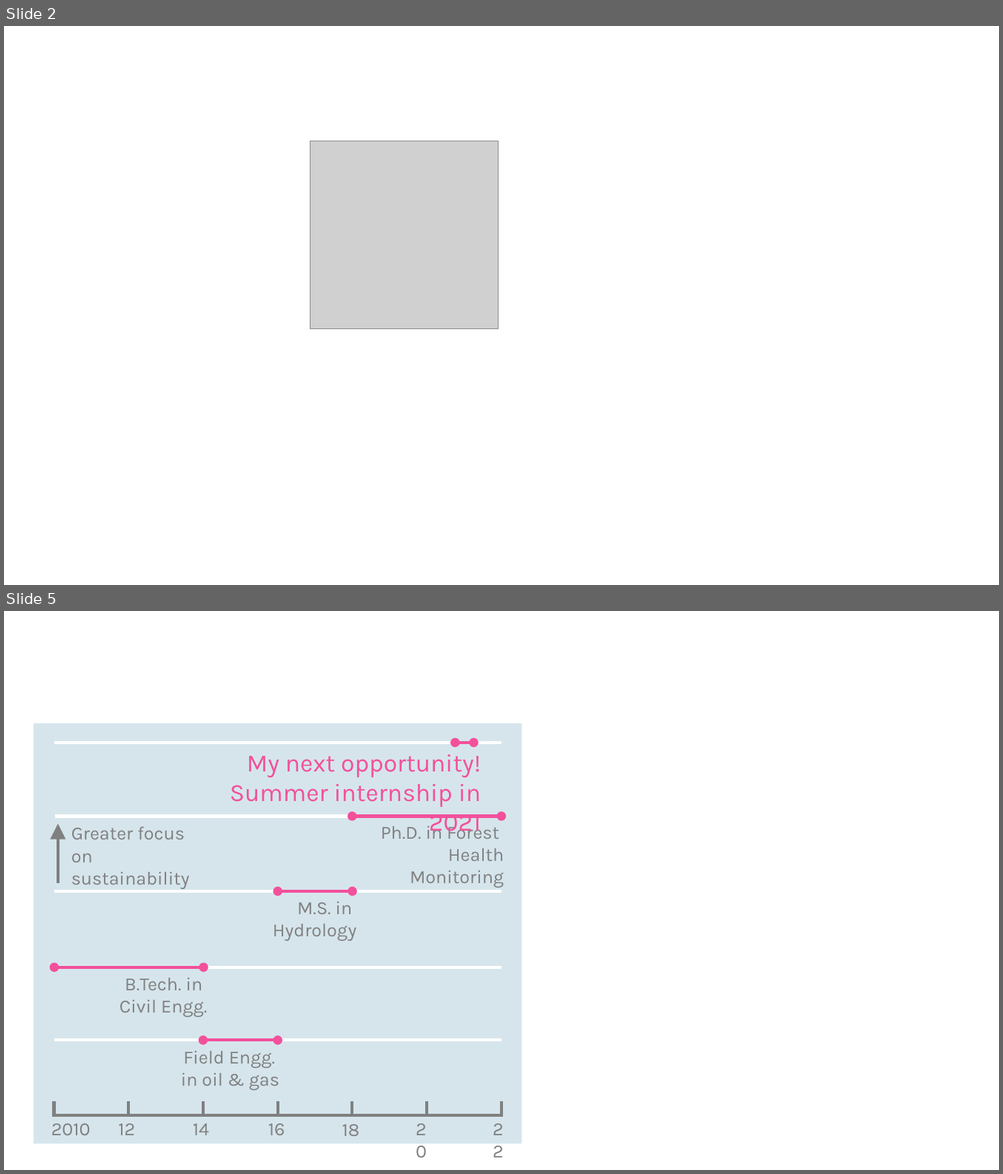
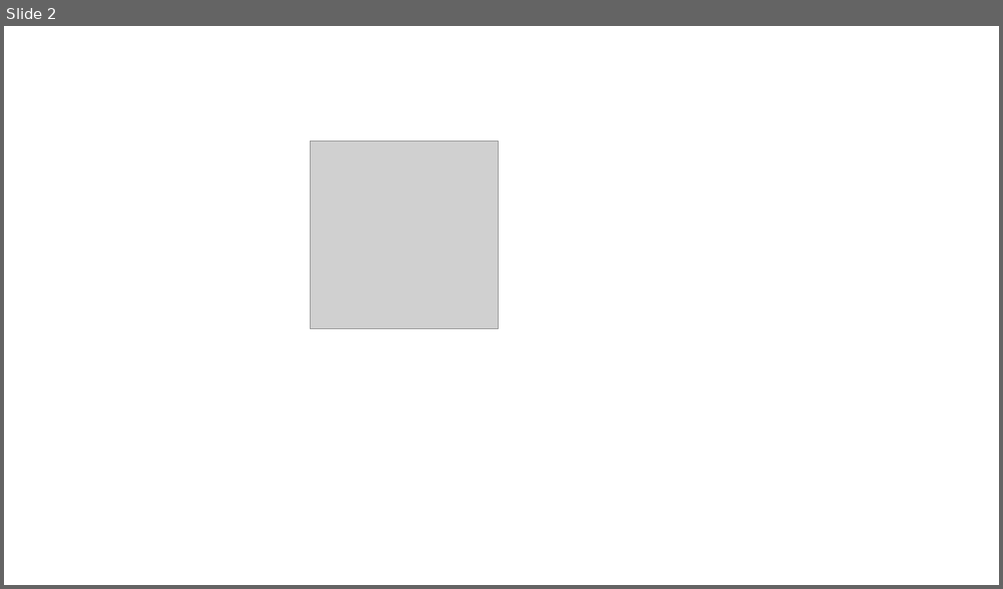
Before and after one commit to krishnakrao/krishnakrao.github.io, a slide deck: images/Presentation1.pptx. Shown one above the other, each under a label of ours: slides 2 and 5 before the commit, slide 2 after it; the slides between them are not shown. The pictures are 1003x1174 and 1003x589 pixels, drawn with LibreOffice and Linux fonts; fonts in the diff are those of the drawing; grey boxes stand for pictures. Boxes give left, top, right and bottom in pixels: in the first picture for what was removed or moved away, otherwise in the second. Text is boxed around its words. In the diff, an @@ line names an element or a change of style, - is before the commit and + after.

```diff
--- a/images/Presentation1.pptx
+++ b/images/Presentation1.pptx
@@ slide 5 removed at [4,611,999,1170], background #FFFFFF @@
@@ rectangle removed at [33,723,521,1145] @@
@@ line removed from (54, 742) to (502, 742) @@
@@ double arrow removed from (455, 742) to (473, 742) @@
@@ text removed at [230,755,481,837] @@
-My next opportunity! Summer internship in 2021
@@ line removed from (55, 816) to (503, 816) @@
@@ arrow removed from (58, 883) to (58, 823) @@
@@ text removed at [71,827,190,889] @@
-Greater focus on sustainability
@@ double arrow removed from (353, 816) to (502, 816) @@
@@ text removed at [381,822,504,888] @@
-Ph.D. in Forest
-Health Monitoring
@@ line removed from (54, 891) to (502, 891) @@
@@ double arrow removed from (278, 891) to (353, 891) @@
@@ text removed at [273,902,356,941] @@
-M.S. in
-Hydrology
@@ line removed from (54, 968) to (502, 968) @@
@@ double arrow removed from (54, 968) to (203, 968) @@
@@ text removed at [119,978,207,1017] @@
-B.Tech. in
-Civil Engg.
@@ line removed from (54, 1041) to (502, 1041) @@
@@ text removed at [181,1051,279,1091] @@
-Field Engg.
-in oil & gas
@@ double arrow removed from (203, 1041) to (278, 1041) @@
@@ line removed from (53, 1116) to (502, 1116) @@
@@ line removed from (54, 1117) to (54, 1102) @@
@@ line removed from (128, 1118) to (128, 1102) @@
@@ line removed from (203, 1118) to (203, 1102) @@
@@ line removed from (278, 1117) to (278, 1101) @@
@@ line removed from (352, 1118) to (352, 1102) @@
@@ text removed at [408,1114,443,1144] @@
-20
@@ line removed from (427, 1118) to (427, 1102) @@
@@ text removed at [485,1114,520,1144] @@
-22
@@ line removed from (502, 1118) to (502, 1102) @@
@@ text removed at [51,1124,91,1136] @@
-2010
@@ text removed at [118,1124,135,1136] @@
-12
@@ text removed at [193,1124,209,1136] @@
-14
@@ text removed at [268,1124,285,1136] @@
-16
@@ text removed at [342,1125,360,1136] @@
-18
```
Also in this commit, not shown: 1 slide changed, 1 other slide removed, 3 other files.
